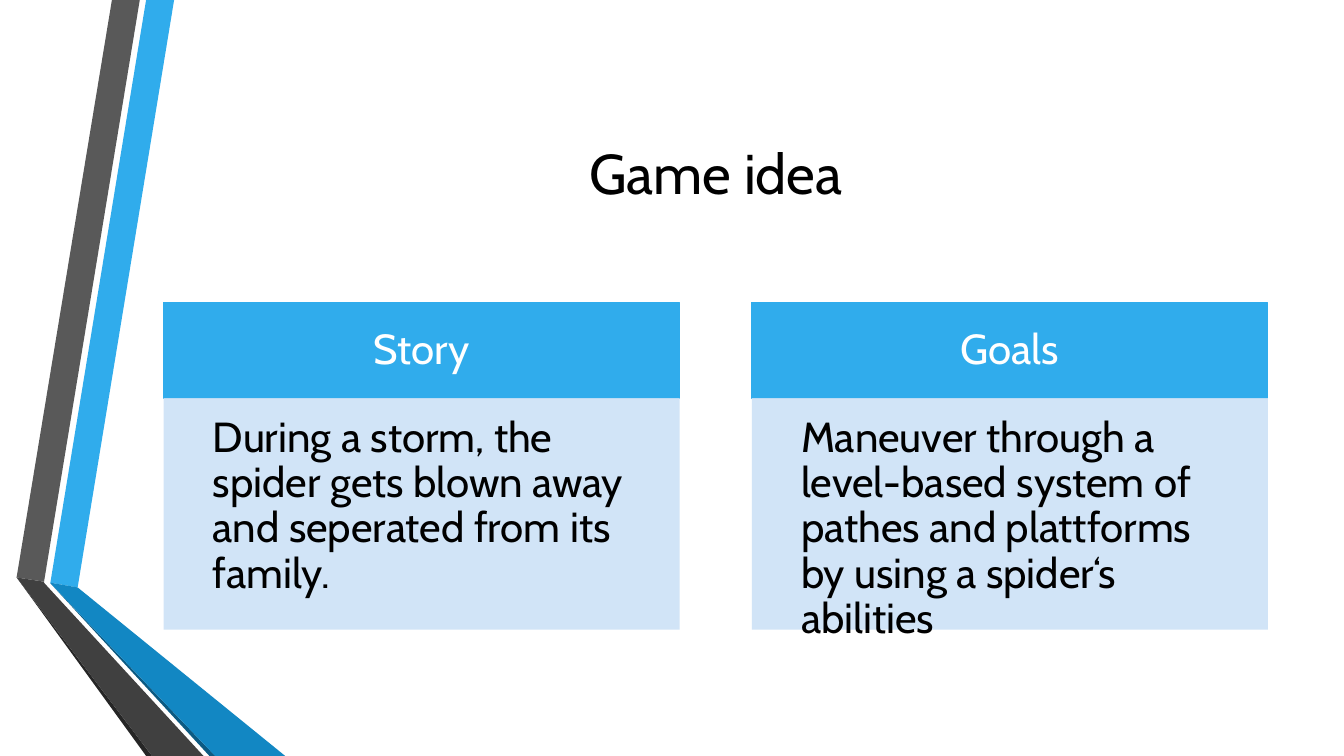
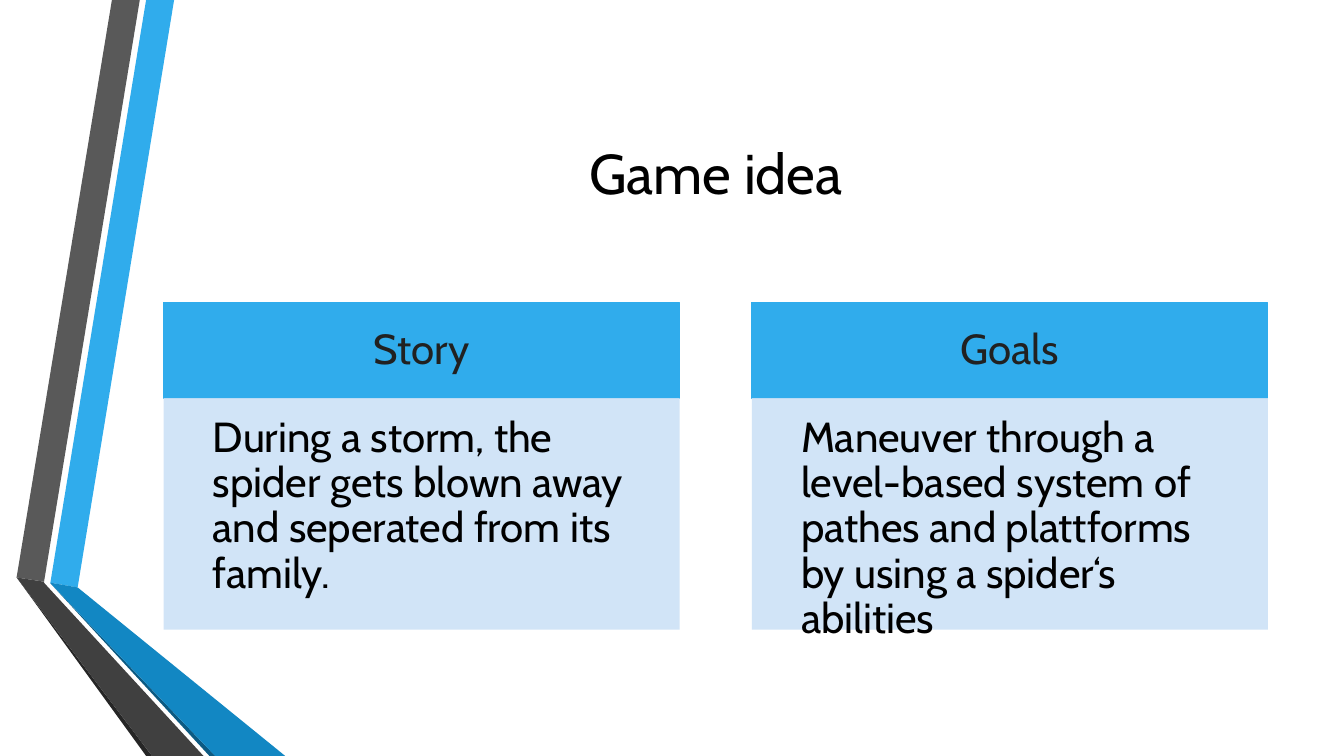
Before and after one commit to Arne2/GameDesign, a slide deck: slide 3 of Milestone1.pptx. Drawn at 1344x756 pixels with LibreOffice and Linux fonts; fonts in the diff are those of the drawing; background and template pictures are left out. Boxes give left, top, right and bottom in pixels: in the first picture for what was removed or moved away, otherwise in the second. Text is boxed around its words. In the diff, an @@ line names an element or a change of style, - is before the commit and + after.

```diff
--- a/Milestone1.pptx
+++ b/Milestone1.pptx
@@ text "Story" at (x1=374, y1=334, x2=470, y2=374): text colour #FFFFFF to #212121 @@
@@ text "Goals" at (x1=961, y1=332, x2=1060, y2=365): text colour #FFFFFF to #212121 @@
```
Also in this commit, not shown: 3 other slides changed.
